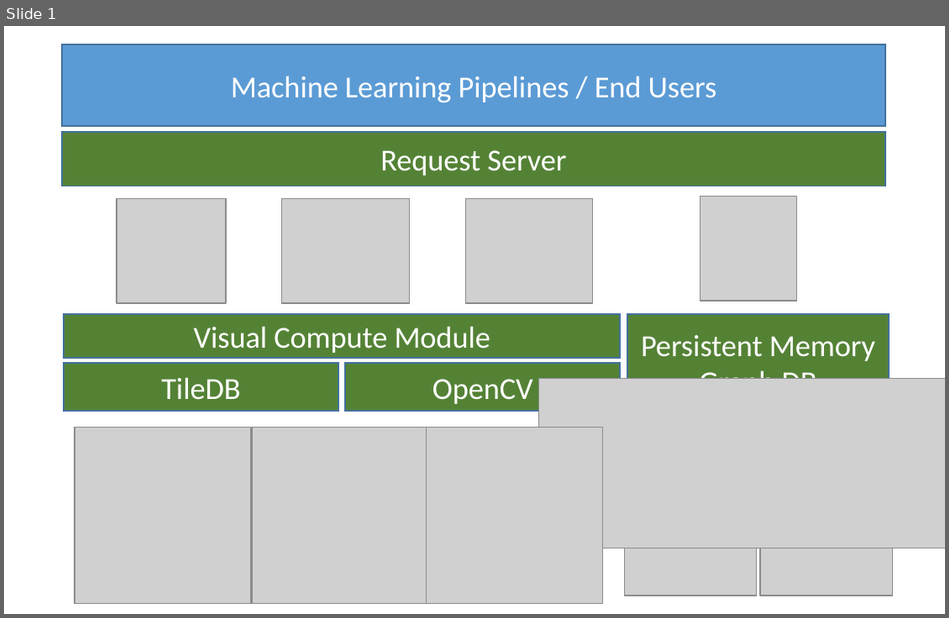
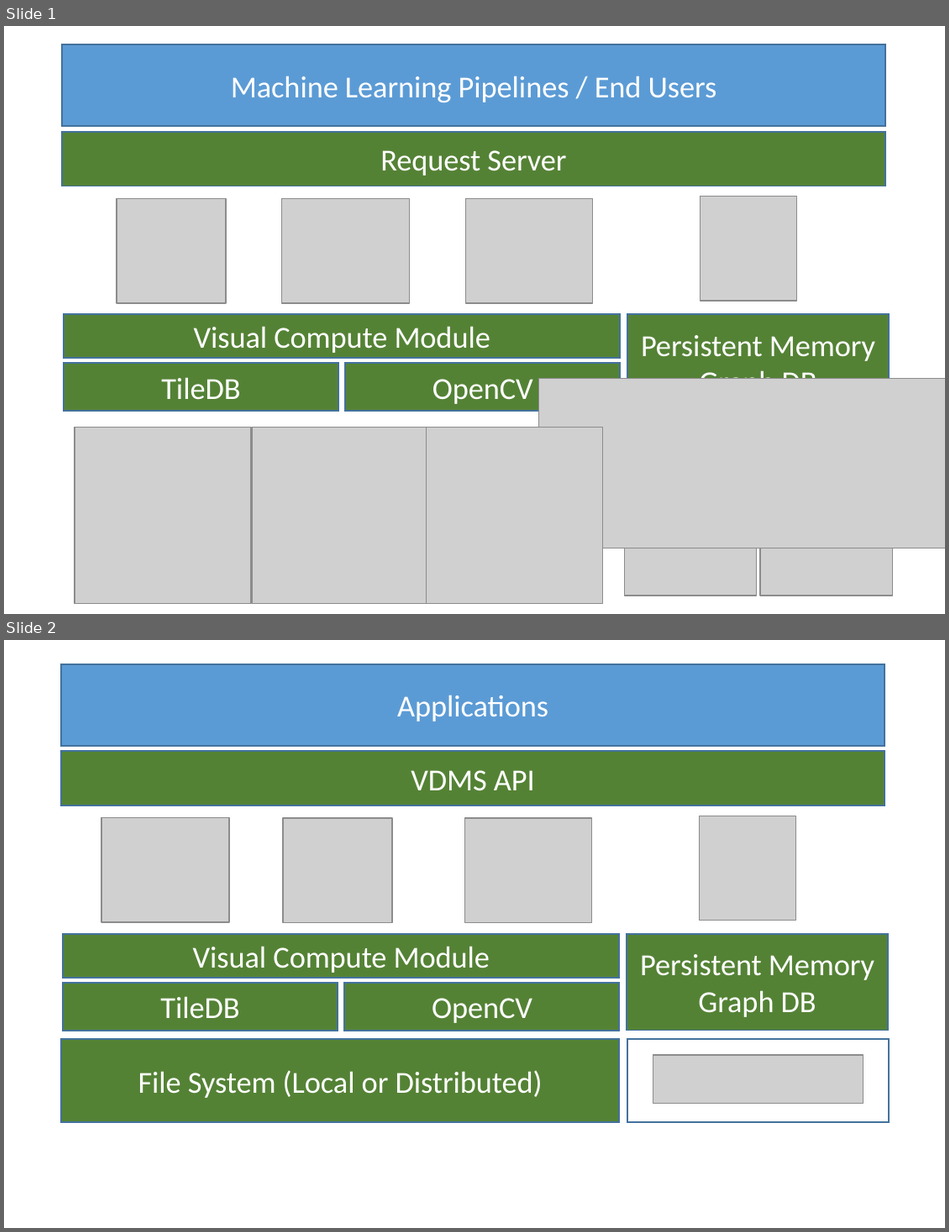
Before and after one commit to luisremis/visual_storm, a slide deck: yfcc100m/paper/figures/vdms_arch.pptx. Shown one above the other, each under a label of ours: slide 1 before the commit, slides 1 and 2 after it. The pictures are 949x618 and 949x1232 pixels, drawn with LibreOffice and Linux fonts; fonts in the diff are those of the drawing; grey boxes stand for pictures. Boxes give left, top, right and bottom in pixels: in the first picture for what was removed or moved away, otherwise in the second. Text is boxed around its words. In the diff, an @@ line names an element or a change of style, - is before the commit and + after.

Commit message:
Update VDMS arch figure

```diff
--- a/yfcc100m/paper/figures/vdms_arch.pptx
+++ b/yfcc100m/paper/figures/vdms_arch.pptx
@@ slide 2 added at [4,640,945,1228], background #FFFFFF @@
@@ rectangle added at [60,664,883,746], fill #5B9BD5, outline #43739E 1 pt, 18.7 pt, text #FFFFFF @@
+Applications
@@ rectangle added at [60,751,883,805], fill #548235, outline #43739E 1 pt, 18.7 pt, text #FFFFFF @@
+VDMS API
@@ picture added at [699,816,795,920] @@
@@ picture added at [101,817,228,922] @@
@@ picture added at [283,819,392,923] @@
@@ picture added at [465,819,592,923] @@
@@ rectangle added at [63,934,619,978], fill #548235, outline #43739E 1 pt, 18.7 pt, text #FFFFFF @@
+Visual Compute Module
@@ rectangle added at [626,934,887,1031], fill #548235, outline #43739E 1 pt, 18.7 pt, text #FFFFFF @@
+Persistent Memory
+Graph DB
@@ rectangle added at [63,982,338,1031], fill #548235, outline #43739E 1 pt, 18.7 pt, text #FFFFFF @@
+TileDB
@@ rectangle added at [345,982,621,1031], fill #548235, outline #43739E 1 pt, 18.7 pt, text #FFFFFF @@
+OpenCV
@@ rectangle added at [60,1039,619,1122], fill #548235, outline #43739E 1 pt, 18.7 pt, text #FFFFFF @@
+File System (Local or Distributed)
@@ rectangle added at [627,1039,889,1122], outline #43739E 1 pt @@
@@ picture added at [653,1055,862,1104] @@
```
Also in this commit, not shown: 1 other file.
